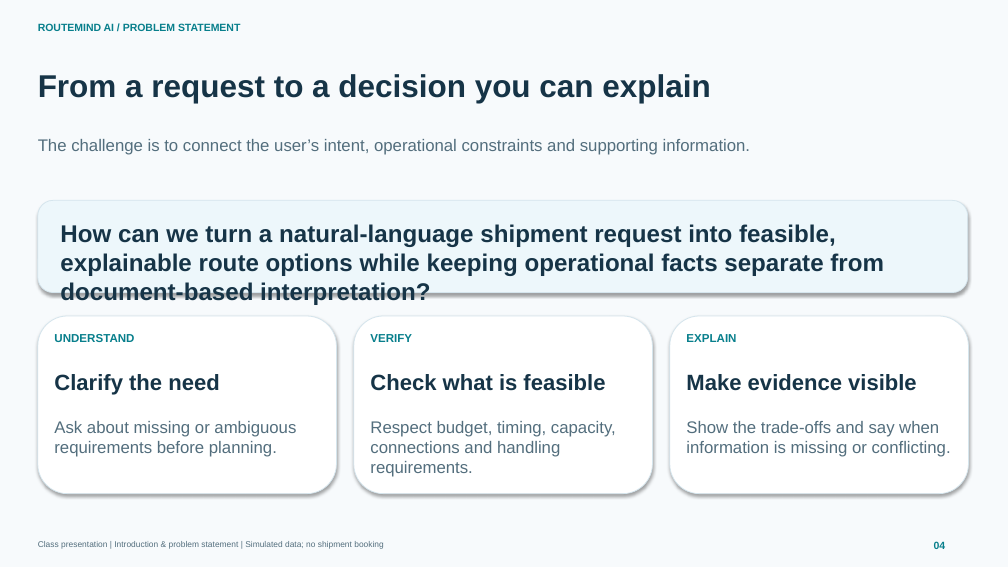
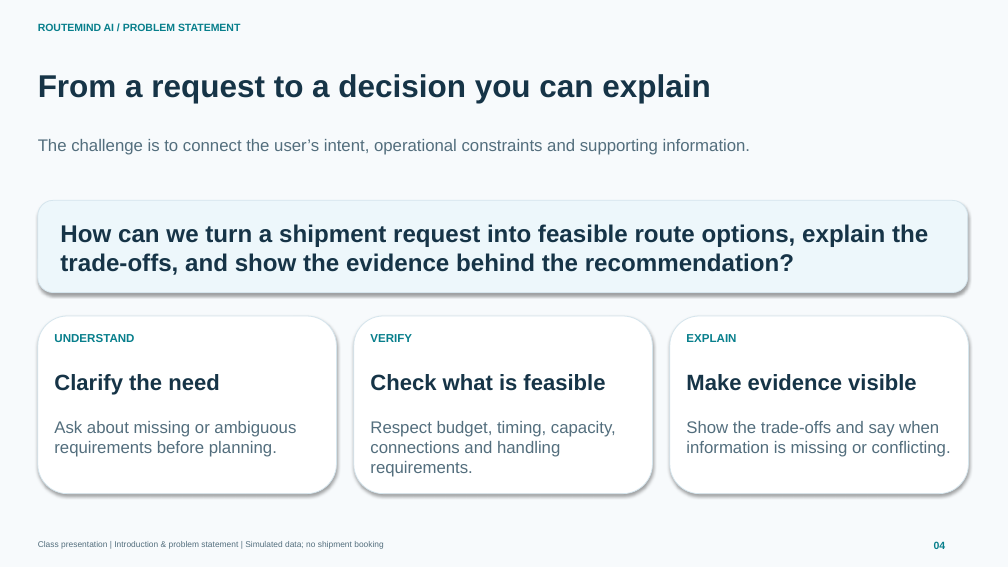
Before and after one commit to chetsp/RouteMind-AI, a slide deck: slide 4 of docs/downloads/RouteMind_AI_Introduction_and_Problem_Statement.pptx. Drawn at 1008x567 pixels with LibreOffice and Linux fonts; fonts in the diff are those of the drawing. Boxes give left, top, right and bottom in pixels: in the first picture for what was removed or moved away, otherwise in the second. Text is boxed around its words. In the diff, an @@ line names an element or a change of style, - is before the commit and + after.

Commit message:
Clarify opening-slide wording and expand the RAG acronym

```diff
--- a/docs/downloads/RouteMind_AI_Introduction_and_Problem_Statement.pptx
+++ b/docs/downloads/RouteMind_AI_Introduction_and_Problem_Statement.pptx
@@ text at (x1=60, y1=224, x2=928, y2=275): text changed @@
-How can we turn a natural-language shipment request into feasible, explainable route options while keeping operational facts separate from document-based interpretation?
+How can we turn a shipment request into feasible route options, explain the trade-offs, and show the evidence behind the recommendation?
```
Also in this commit, not shown: 1 other slide changed, 2 other files.
